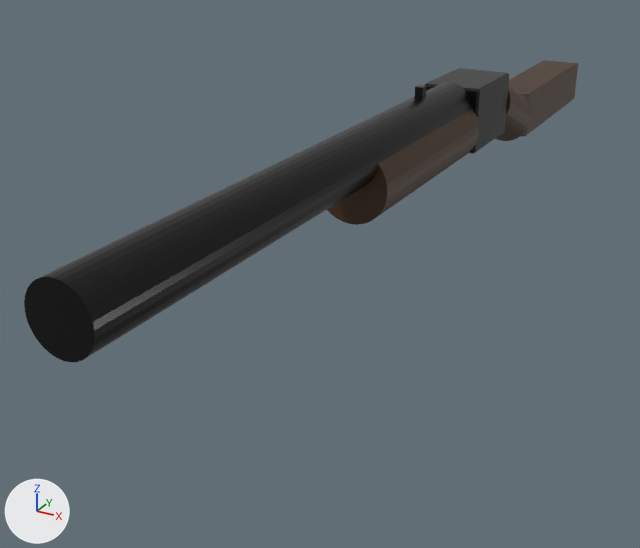
The FBX model Assets/Props/RifleWIP.fbx as it was, and as the next commit left it.
Before and after are seen from a camera (50 mm lens) standing at (2.47, -4.44, 3.42) and looking at (-0.6, 1.15, 0.63). Every picture has the same lights, and +X, +Y and +Z are marked at lower left. Where no turn or scale is listed for an object, it has been applied to the vertices.
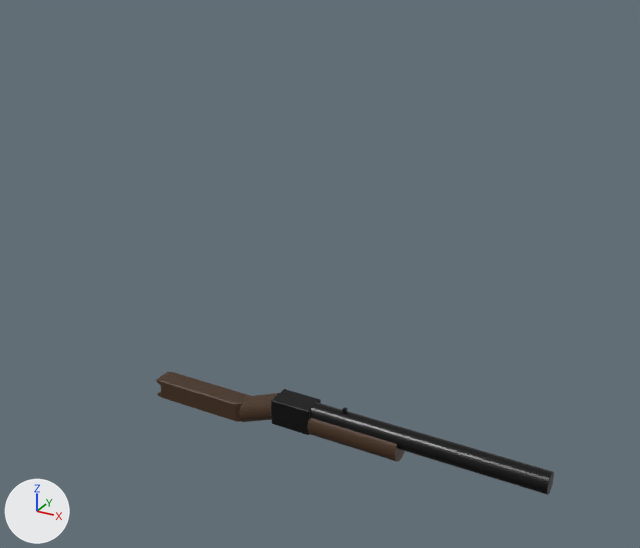
The change, as a diff of the scene's bpy script:
```diff
--- a/Assets/Props/RifleWIP.fbx.py
+++ b/Assets/Props/RifleWIP.fbx.py
@@ me_cube @@
 # used by ob_cube; location = (0.0, 2.58, 1.702); scale = (0.234, 0.396, 0.26)
-me_cube.from_pydata(...)  # 24 vertices, 26 faces; spans x -1.0..1.0, y -1.0..1.0, z -1.0..1.0
+me_cube.from_pydata(...)  # 276 vertices, 173 faces; spans x -1.71..0.51, y -11.04..8.69, z -0.19..3.29
+# me_cube part 1: the whole mesh is rebuilt
 me_cube.materials.append(mat_material)
+me_cube.materials.append(mat_material_001)  # brown #442c17
@@ ob_cylinder_002 @@
-ob_cylinder_002 = bpy.data.objects.new('Cylinder.002', me_cylinder_002)
-ob_cylinder_002.location = (0.0, 3.232, 1.704)
@@ ob_cube_001 @@
-ob_cube_001 = bpy.data.objects.new('Cube.001', me_cube_001)
-ob_cube_001.location = (0.0, 4.676, 1.417)
@@ ob_cylinder_001 @@
-ob_cylinder_001 = bpy.data.objects.new('Cylinder.001', me_cylinder_001)
-ob_cylinder_001.location = (0.0, 1.331, 1.631)
@@ ob_cube @@
 ob_cube = bpy.data.objects.new('Cube', me_cube)
-ob_cube.location = (0.0, 2.58, 1.702)
-ob_cube.scale = (0.234, 0.396, 0.26)
+ob_cube.location = (0.0, 0.0, 0.0)
+ob_cube.rotation_euler = (0.0, 0.0, 1.571)  # degrees (0, 0, 90)
+ob_cube.scale = (0.0855, 0.145, 0.0949)
@@ ob_cube_002 @@
-ob_cube_002 = bpy.data.objects.new('Cube.002', me_cube_002)
-ob_cube_002.location = (0.0, 1.572, 2.023)
@@ ob_cylinder @@
-ob_cylinder = bpy.data.objects.new('Cylinder', me_cylinder)
-ob_cylinder.location = (0.0, 0.027, 1.808)
```

Where the change shows, as pixel boxes [x1, y1, x2, y2] in the pictures (640 x 548 px):
'Cylinder', deleted
    before: [24, 82, 472, 362]
'Cube', reshaped, moved, turned, rescaled
    before: [424, 68, 509, 154]
    after: [156, 372, 554, 495]
'Cylinder.001', deleted (brown)
    before: [327, 109, 479, 225]
'Cube.001', deleted
    before: [509, 60, 578, 136]
'Cylinder.002', deleted
    before: [484, 70, 531, 141]
'Cube.002', deleted
    before: [414, 85, 426, 99]
